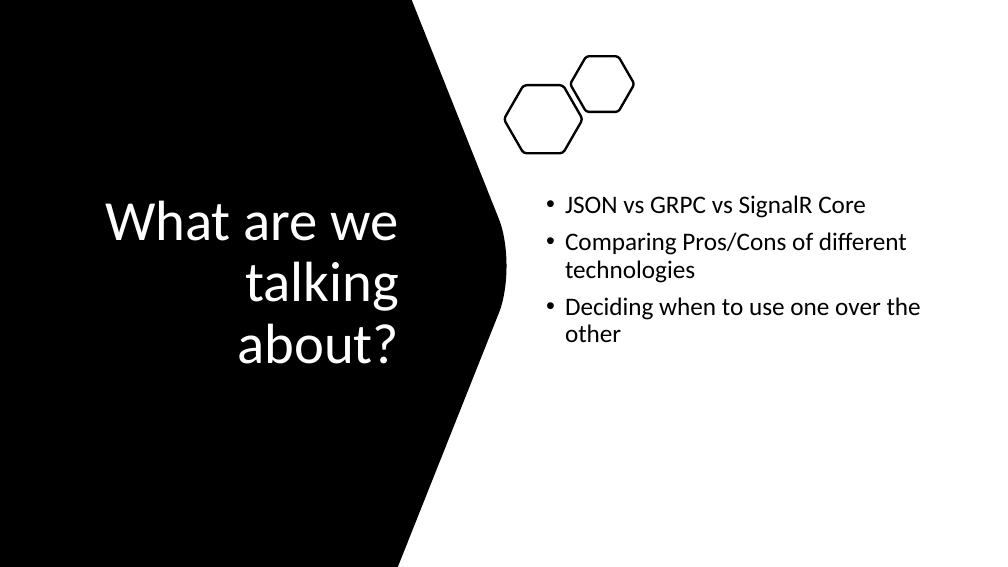
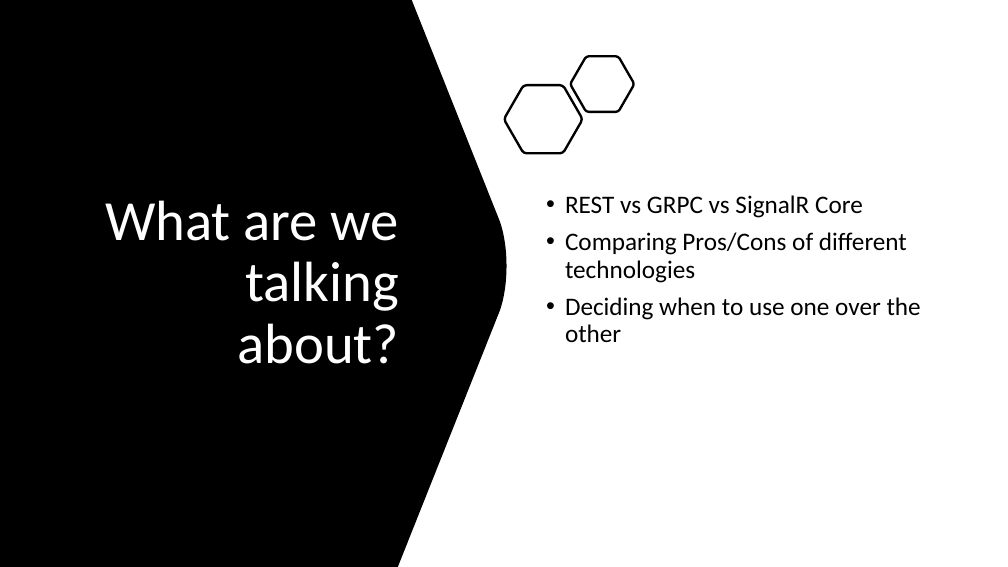
Before and after one commit to ProgrammerAL/Presentations-2020, a slide deck: slide 2 of 2020-04-14 ONETUG App Communication Juxtaposition/Presentation.pptx. Drawn at 1008x567 pixels with LibreOffice and Linux fonts; fonts in the diff are those of the drawing. Boxes give left, top, right and bottom in pixels: in the first picture for what was removed or moved away, otherwise in the second. Text is boxed around its words. In the diff, an @@ line names an element or a change of style, - is before the commit and + after.

Commit message:
Small text changes to the slides

```diff
--- a/2020-04-14 ONETUG App Communication Juxtaposition/Presentation.pptx
+++ b/2020-04-14 ONETUG App Communication Juxtaposition/Presentation.pptx
@@ text at [565,195,863,218]: text changed @@
-• JSON vs GRPC vs SignalR Core
+• REST vs GRPC vs SignalR Core
```
Also in this commit, not shown: 2 other slides changed.
